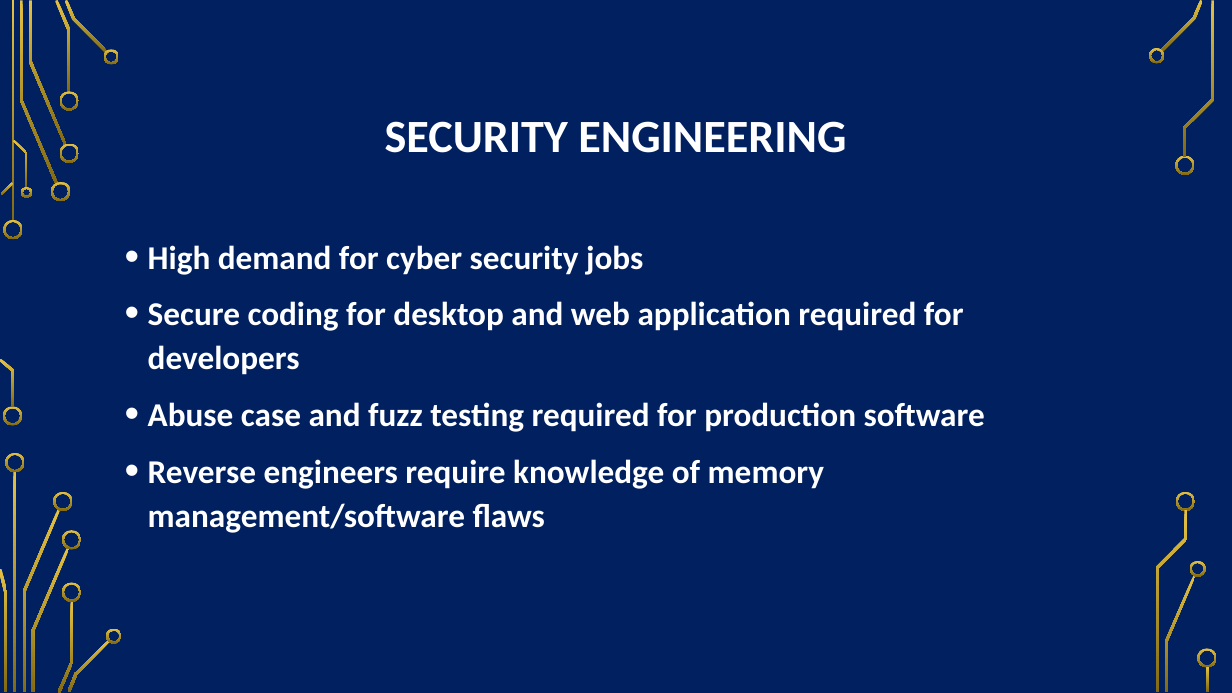
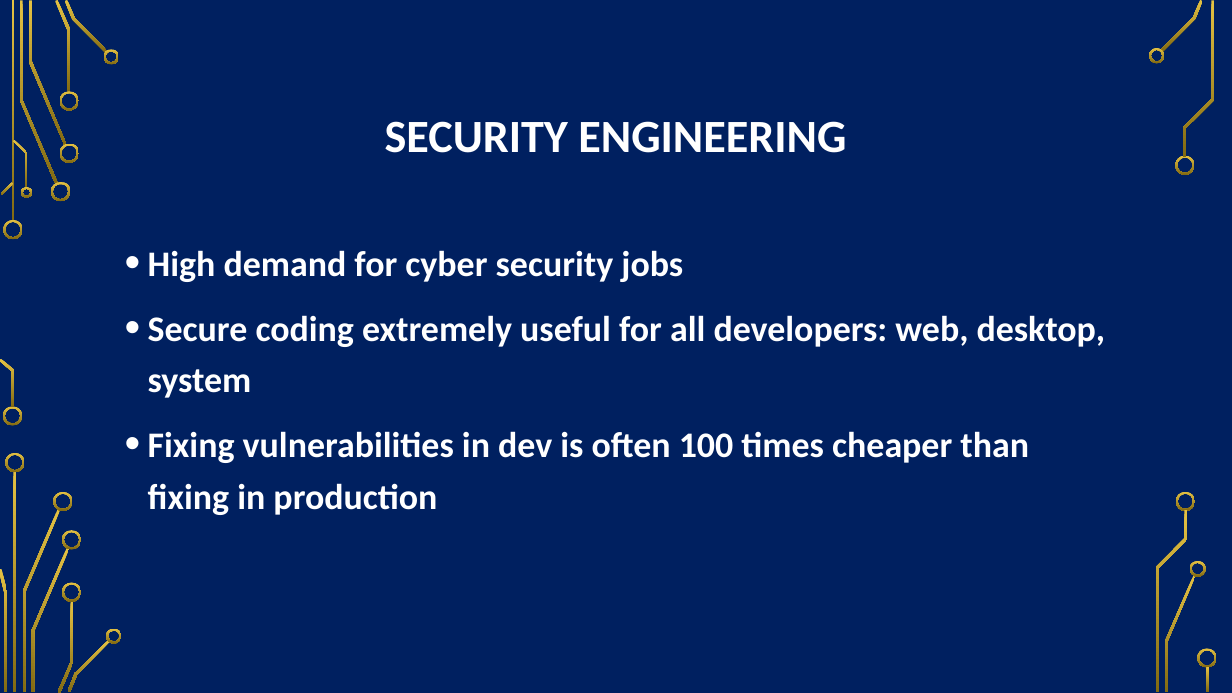
Before and after one commit to so87/Security-Lab-Manager, a slide deck: slide 2 of documentation/presentation.pptx. Drawn at 1232x693 pixels with LibreOffice and Linux fonts; fonts in the diff are those of the drawing; background and template pictures are left out. Boxes give left, top, right and bottom in pixels: in the first picture for what was removed or moved away, otherwise in the second. Text is boxed around its words. In the diff, an @@ line names an element or a change of style, - is before the commit and + after.

```diff
--- a/documentation/presentation.pptx
+++ b/documentation/presentation.pptx
@@ text at <box>148,250,683,282</box>: size 25.9 to 28 pt in "High demand for cyber security jobs"; line spacing 1.1 to 1.2 @@
@@ text at <box>148,315,1106,515</box>: text changed; size 25.9 to 28 pt @@
-• Secure coding for desktop and web application required for developers
-• Abuse case and fuzz testing required for production software
-• Reverse engineers require knowledge of memory management/software flaws
+• Secure coding extremely useful for all developers: web, desktop, system
+• Fixing vulnerabilities in dev is often 100 times cheaper than fixing in production
```
Also in this commit, not shown: 3 other slides changed, 1 slide added, 12 slides removed, 19 other files.
